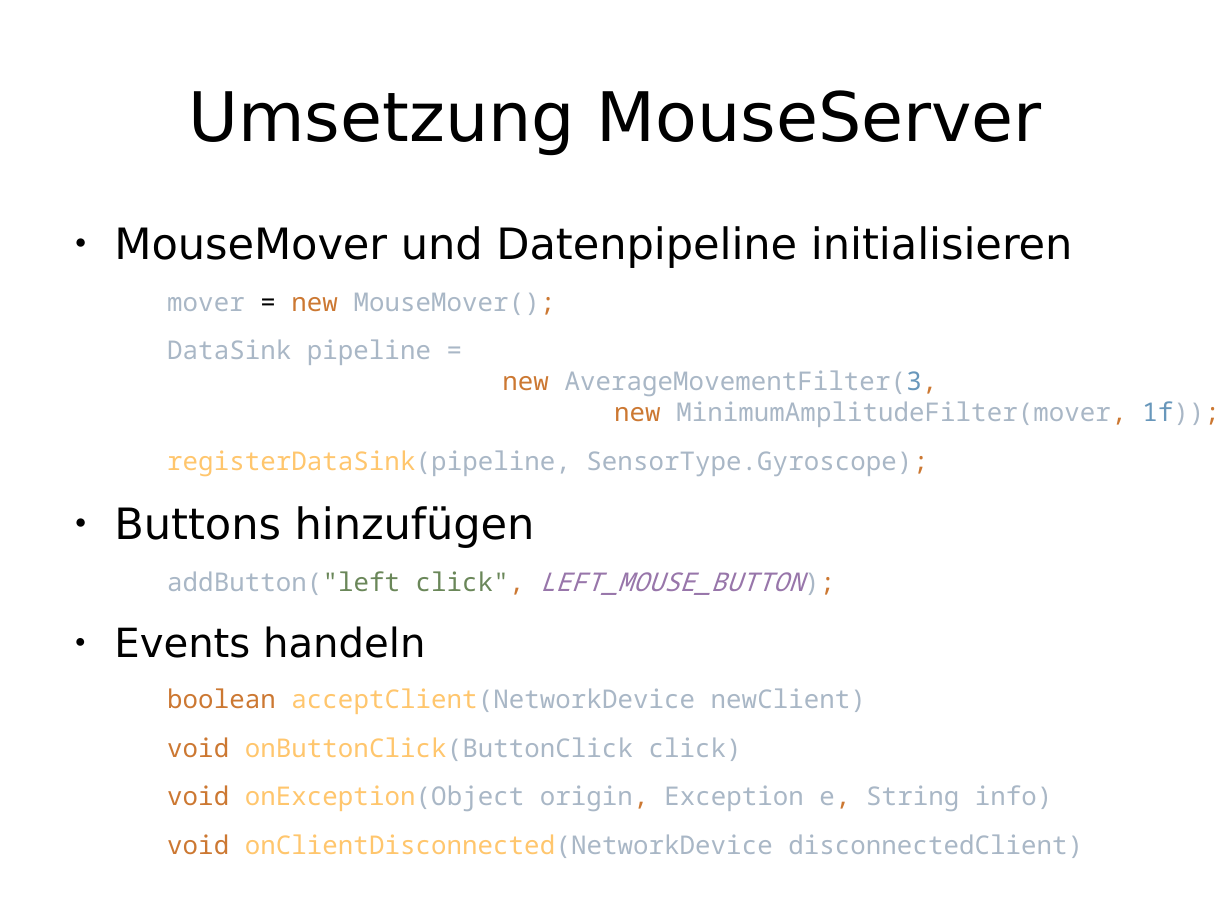
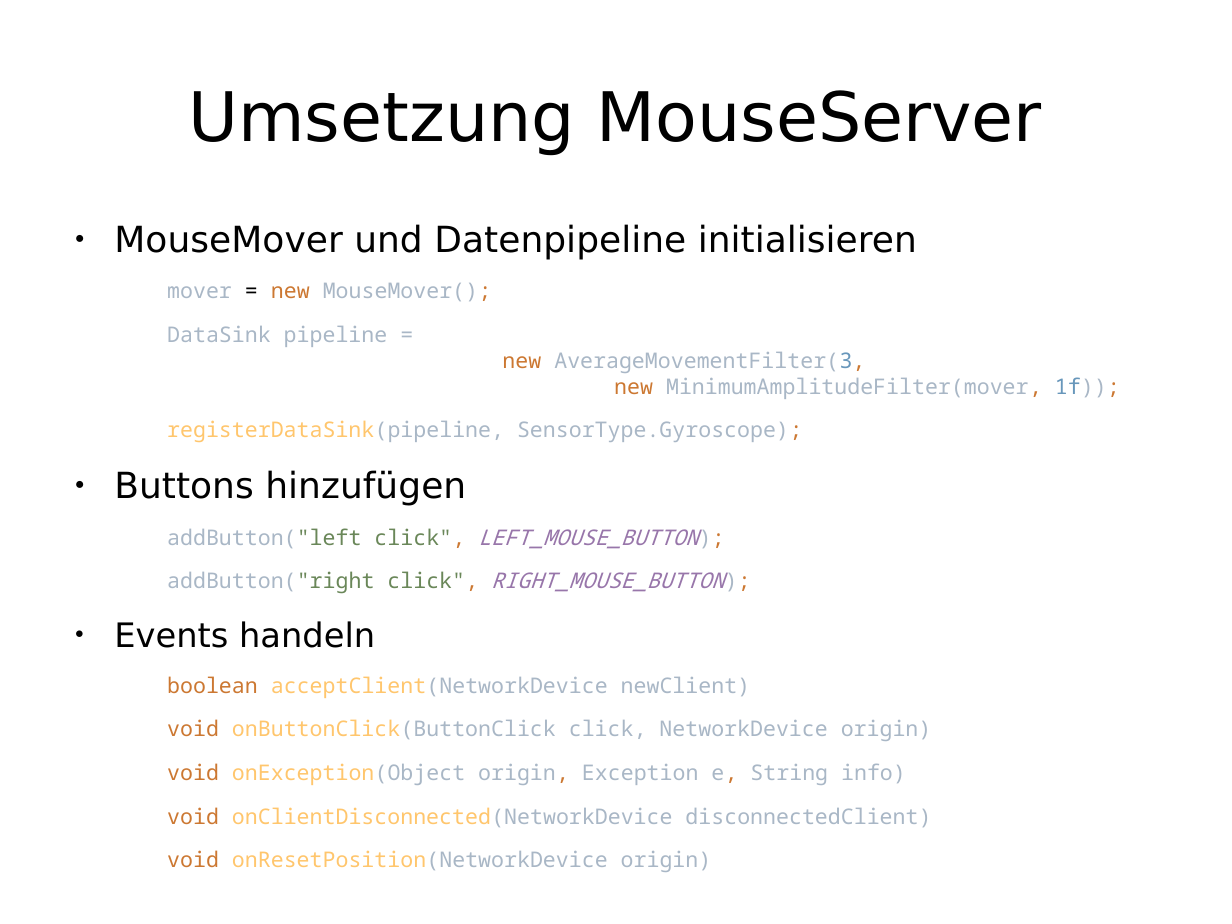
Before and after one commit to enra64/psychic-giggle, a slide deck: slide 17 of zwischenstand anfang dezember.odp. Drawn at 1232x924 pixels with LibreOffice and Linux fonts; fonts in the diff are those of the drawing. Boxes give left, top, right and bottom in pixels: in the first picture for what was removed or moved away, otherwise in the second. Text is boxed around its words. In the diff, an @@ line names an element or a change of style, - is before the commit and + after.

```diff
--- a/zwischenstand anfang dezember.odp
+++ b/zwischenstand anfang dezember.odp
@@ text at (114,224,1120,827): size 27.8 to 23.2 pt in "MouseMover und Datenpipeline initialisieren", "Buttons hinzufügen"; size 16.6 to 13.9 pt in "mover = new MouseMover();", "DataSink pipeline = new AverageMovementFilter(3, new Minimum ...", "registerDataSink(pipeline, SensorType.Gyroscope);", "addButton("left click", LEFT_MOUSE_BUTTON);" and 3 more places; size 25.9 to 21.7 pt in "Events handeln" @@
@@ text at (167,571,724,594): paragraph added @@
+  addButton("right click", RIGHT_MOUSE_BUTTON);
@@ text at (167,719,932,741): text changed; size 16.6 to 13.9 pt @@
-  void onButtonClick(ButtonClick click)
+  void onButtonClick(ButtonClick click, NetworkDevice origin)
@@ text at (167,850,712,872): paragraph added @@
+  void onResetPosition(NetworkDevice origin)
```
Also in this commit, not shown: 5 other slides changed, 1 slide added, 2 slides removed.
